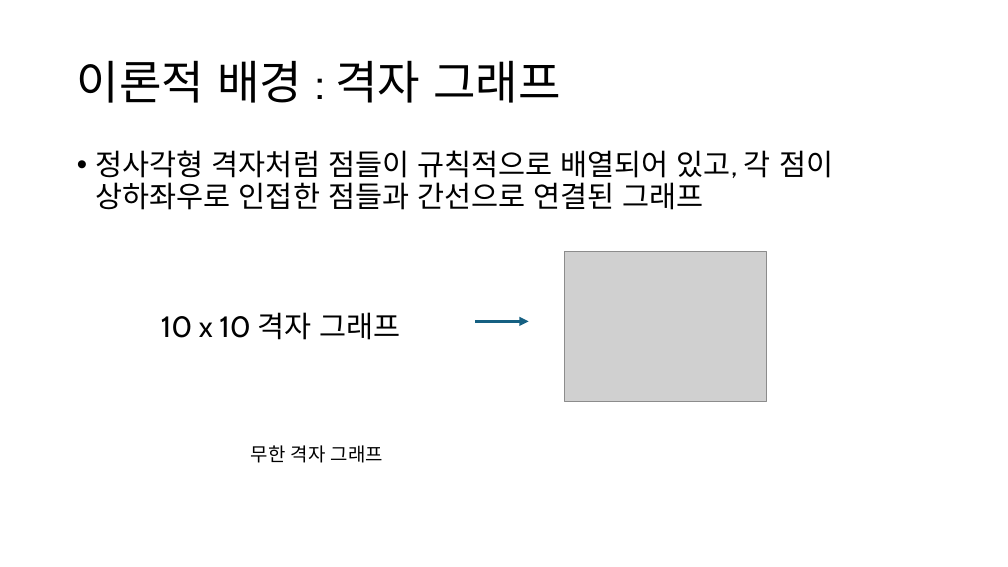
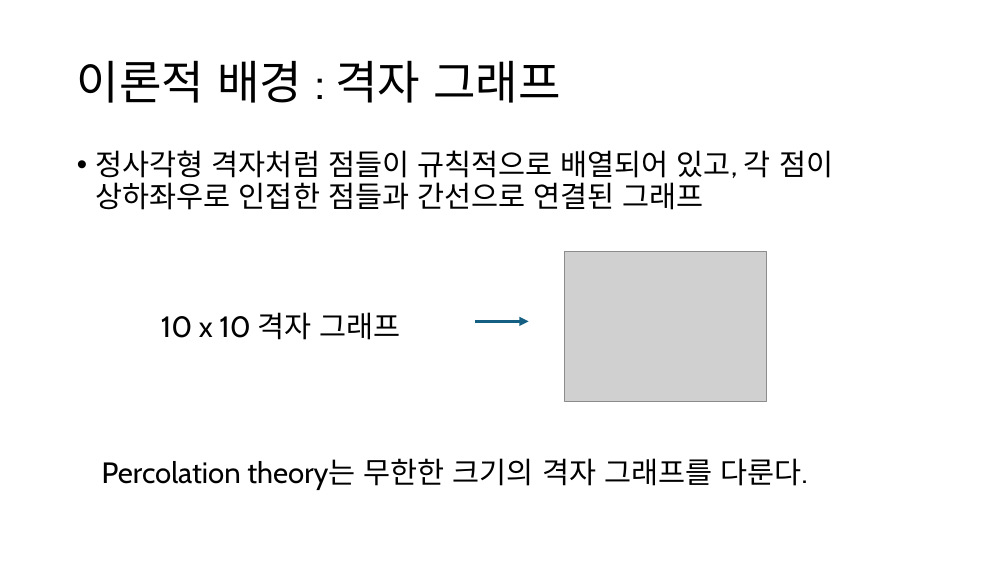
Before and after one commit to singrum/percolation-model, a slide deck: slide 3 of percolation.pptx. Drawn at 1008x567 pixels with LibreOffice and Linux fonts; fonts in the diff are those of the drawing; grey boxes stand for pictures. Boxes give left, top, right and bottom in pixels: in the first picture for what was removed or moved away, otherwise in the second. Text is boxed around its words. In the diff, an @@ line names an element or a change of style, - is before the commit and + after.

```diff
--- a/percolation.pptx
+++ b/percolation.pptx
@@ text at (102, 458, 808, 490): text changed; size 18 to 28 pt @@
-무한 격자 그래프
+Percolation theory는 무한한 크기의 격자 그래프를 다룬다.
```
Also in this commit, not shown: 1 other slide changed, 2 slides added, 1 other file.
